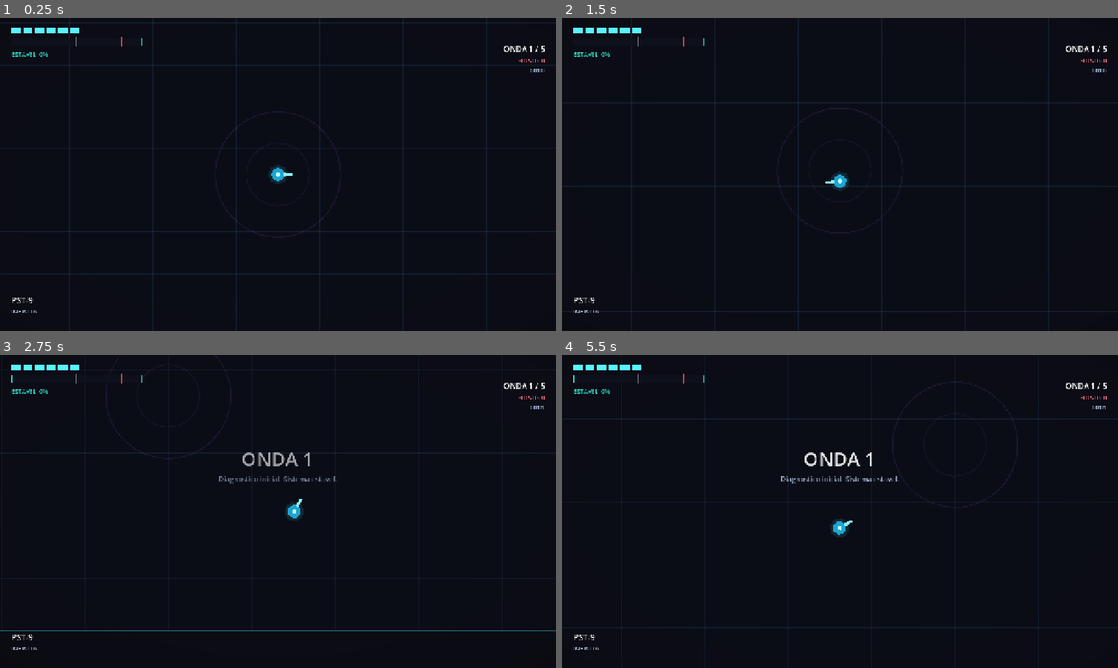
Above: before the commit, frames 1-4 (two rows, left to right).
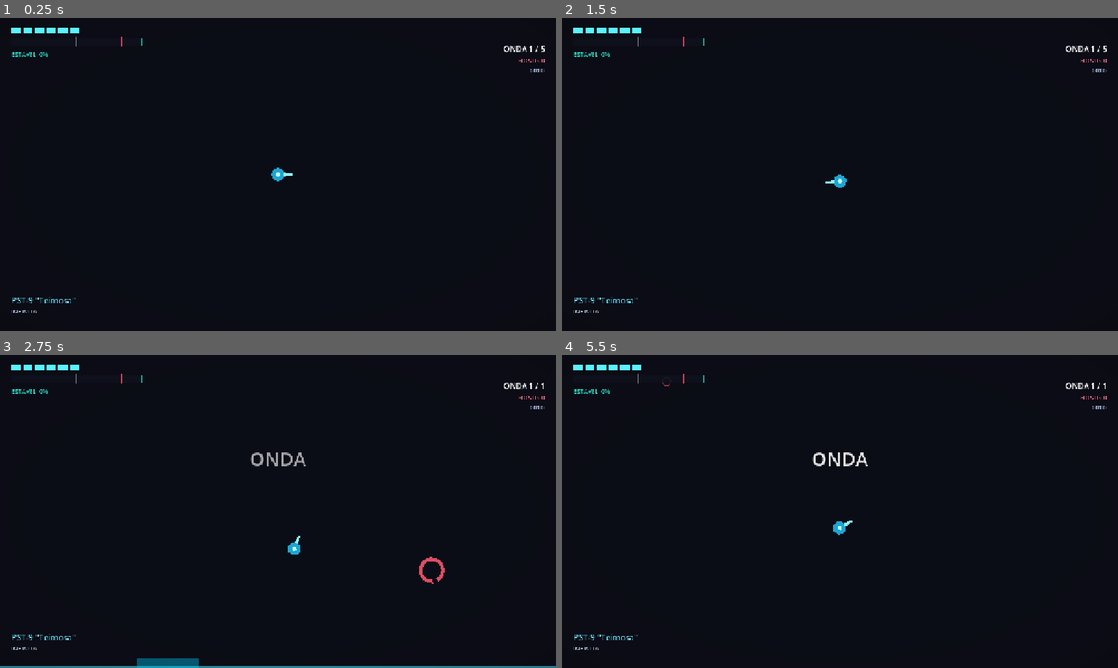
Above: after the commit, the same moments.

Repository: alexandre-amaral/psicode
Game: Godot game, scene res://src/main/main.tscn
The game is run twice, just before and just after one commit, with the same random seed, the same clock (stepped at 60 frames per second) and the same inputs.
Inputs (mouse positions are in pixels of both pictures, inside the frame that each line leads up to):
- Up to frame 1 (0.25 s): no input
- Up to frame 2 (1.5 s): tap Enter at 0.5 s; move the mouse to (962, 158) at 0.52 s; press the mouse at (962, 158) at 0.53 s; hold D (mover_direita) 0.53-1.28 s; move the mouse to (728, 190) at 1.27 s; release the mouse at (728, 190) at 1.28 s; hold S (mover_baixo) from 1.28 s (still down); tap R (reiniciar) at 1.35 s
- Up to frame 3 (2.75 s): move the mouse to (333, 442) at 2.02 s; release S (mover_baixo) at 2.03 s; hold D (mover_direita) from 2.03 s (still down); tap Space (rolar) at 2.1 s
- Up to frame 4 (5.5 s): move the mouse to (812, 574) at 2.77 s; release D (mover_direita) at 2.78 s; hold W (mover_cima) 2.78-3.53 s; tap Q (trocar_arma) at 2.85 s; move the mouse to (1006, 558) at 3.52 s; press the mouse at (1006, 558) at 3.53 s; hold A (mover_esquerda) 3.53-5.03 s; move the mouse to (673, 464) at 4.27 s; release the mouse at (673, 464) at 4.28 s; tap R (reiniciar) at 4.35 s; move the mouse to (867, 511) at 5.02 s; hold S (mover_baixo) from 5.03 s (still down); tap Space (rolar) at 5.1 s

The runs differ from the first frame. In frame 1, 0.4% of the frame differs, in the area x 2-88%, y 1-92%; in frame 2, 0.4%; in frame 3, 2.3%, in the area x 0-100%, y 0-100%; in frame 4, 0.9%.
Error in both runs: Cannot call method 'set_input_as_handled' on a null value. (res://src/main/main.gd:19)

Commit message:
Resolver erro nas salas
Resolve alguns erros com as variaveis nas salas

Diff:
--- a/src/arena/gerenciador_ondas.gd
+++ b/src/arena/gerenciador_ondas.gd
@@ -218,7 +218,7 @@
 		return
 	rodando = false
 	run_completa.emit(venceu)
-	GameState.terminar_run(venceu)
+	# GameState.terminar_run(venceu) # Removido para desacoplar de salas
 
 
 func parar() -> void:
--- a/src/main/main.tscn
+++ b/src/main/main.tscn
@@ -1,15 +1,30 @@
-[gd_scene load_steps=5 format=3]
+[gd_scene format=3 uid="uid://qdbdsohqtvwq"]
 
-[ext_resource type="Script" path="res://src/main/main.gd" id="1_main"]
-[ext_resource type="PackedScene" path="res://src/arena/arena.tscn" id="2_arena"]
+[ext_resource type="Script" uid="uid://r31arl3fwci2" path="res://src/main/main.gd" id="1_main"]
 [ext_resource type="PackedScene" path="res://src/ui/hud.tscn" id="3_hud"]
 [ext_resource type="PackedScene" path="res://src/ui/tela_fim.tscn" id="4_fim"]
+[ext_resource type="Script" uid="uid://gtup6u4crmq2" path="res://src/mapa/gerenciador_mapa.gd" id="5_jkpqq"]
+[ext_resource type="PackedScene" uid="uid://b1c2d3e4f5g6h" path="res://src/mapa/sala_1_retangular.tscn" id="6_km7bn"]
+[ext_resource type="PackedScene" uid="uid://dcsdg0tnkryo7" path="res://src/mapa/sala_2_l_shape.tscn" id="7_erw1m"]
+[ext_resource type="PackedScene" uid="uid://cjrif3sojqxl6" path="res://src/mapa/sala_3_grande.tscn" id="8_w0wra"]
+[ext_resource type="PackedScene" uid="uid://c7d6e5f4g3h2i" path="res://src/mapa/sala_4_corredor.tscn" id="9_ibsor"]
+[ext_resource type="PackedScene" uid="uid://buhuqx40wyv8h" path="res://src/mapa/sala_6_boss.tscn" id="10_hc2u7"]
+[ext_resource type="PackedScene" path="res://src/player/player.tscn" id="10_km7bn"]
 
-[node name="Main" type="Node"]
+[node name="Main" type="Node" unique_id=614128192]
 script = ExtResource("1_main")
 
-[node name="Arena" parent="." instance=ExtResource("2_arena")]
+[node name="HUD" parent="." unique_id=1549194468 instance=ExtResource("3_hud")]
 
-[node name="HUD" parent="." instance=ExtResource("3_hud")]
+[node name="TelaFim" parent="." unique_id=290745800 instance=ExtResource("4_fim")]
 
-[node name="TelaFim" parent="." instance=ExtResource("4_fim")]
+[node name="Gerenciador de Mapa" type="Node2D" parent="." unique_id=2082792232]
+script = ExtResource("5_jkpqq")
+cena_sala_1 = ExtResource("6_km7bn")
+cena_sala_2 = ExtResource("7_erw1m")
+cena_sala_3 = ExtResource("8_w0wra")
+cena_sala_4 = ExtResource("9_ibsor")
+cena_sala_boss = ExtResource("10_hc2u7")
+
+[node name="Player" parent="." unique_id=220117599 groups=["player"] instance=ExtResource("10_km7bn")]
+collision_mask = 1
--- a/src/mapa/gerenciador_mapa.gd
+++ b/src/mapa/gerenciador_mapa.gd
@@ -7,86 +7,104 @@
 @export var cena_sala_4: PackedScene
 @export var cena_sala_boss: PackedScene
 
+# Metadados de quais direções cada sala suporta conexão
+var ROOM_METADATA: Dictionary = {}
+
+var mapa: Dictionary = {} # Vector2 -> Node2D
+var sala_atual: Node2D = null
+var _transicionando: bool = false
 var _pool_salas: Array[PackedScene] = []
 
 func _ready() -> void:
 	_pool_salas = [cena_sala_1, cena_sala_2, cena_sala_3, cena_sala_4]
+
+	# Mapear cenas aos seus caminhos para buscar metadados
+	ROOM_METADATA = {
+		cena_sala_1.resource_path: [Vector2.UP, Vector2.DOWN, Vector2.LEFT, Vector2.RIGHT],
+		cena_sala_2.resource_path: [Vector2.UP, Vector2.RIGHT],
+		cena_sala_3.resource_path: [Vector2.UP, Vector2.DOWN, Vector2.LEFT, Vector2.RIGHT],
+		cena_sala_4.resource_path: [Vector2.UP, Vector2.DOWN],
+		cena_sala_boss.resource_path: [Vector2.DOWN]
+	}
+
 	EventBus.transicao_iniciada.connect(_ao_transicao_iniciada)
-	gerar_mapa() # Agora ativado automaticamente
+	gerar_mapa()
 
 func gerar_mapa() -> void:
-	# Mapa fixo para teste: 0(Start) -> 1 -> 2 -> 3(Treasure) -> 4(Boss)
-	mapa[Vector2.ZERO] = _instanciar_sala(Vector2.ZERO, _pool_salas.pick_random())
+	for s in mapa.values():
+		if is_instance_valid(s):
+			s.queue_free()
+	mapa.clear()
 
-	var pos := Vector2.ZERO
+	var grid: Dictionary = {Vector2.ZERO: cena_sala_1} # Começa com uma sala padrão
+	var pos: Vector2 = Vector2.ZERO
+
 	for i in range(4):
-		pos += Vector2.RIGHT # Caminho simples para a direita
-		if i == 3:
-			mapa[pos] = _instanciar_sala(pos, cena_sala_boss)
-		else:
-			mapa[pos] = _instanciar_sala(pos, _pool_salas.pick_random())
+		var possiveis: Array[Vector2] = [Vector2.UP, Vector2.DOWN, Vector2.LEFT, Vector2.RIGHT]
+		possiveis.shuffle()
+
+		for dir in possiveis:
+			var nova_pos: Vector2 = pos + dir
+			if not grid.has(nova_pos):
+				# Filtra salas que possuem porta na direção inversa da conexão
+				var cena_candidata: PackedScene = cena_sala_boss if i == 3 else _pool_salas.pick_random()
+				if _is_compativel(cena_candidata, dir):
+					grid[nova_pos] = cena_candidata
+					pos = nova_pos
+					break
+
+	for p in grid.keys():
+		mapa[p] = _instanciar_sala(p, grid[p])
 
 	_entrar_na_sala(Vector2.ZERO)
 
+func _is_compativel(cena: PackedScene, dir: Vector2) -> bool:
+	# Verifica se a sala suporta a direção da conexão
+	var portas: Array = ROOM_METADATA.get(cena.resource_path, [])
+	return portas.has(dir)
+
 func _instanciar_sala(pos_grid: Vector2, cena: PackedScene) -> Node2D:
-	var s := cena.instantiate()
-	s.coordenadas_grid = pos_grid
-	s.position = pos_grid * 2000.0 # Espacamento fixo grande para evitar sobreposicao
+	var s: Node2D = cena.instantiate()
+	s.set("coordenadas_grid", pos_grid)
+	s.position = pos_grid * 2000.0
 	add_child(s)
 	return s
 
+# ... (funções _entrar_na_sala, _ao_transicao_iniciada, _executar_transicao, _ajustar_camera permanecem iguais)
 func _entrar_na_sala(pos_grid: Vector2) -> void:
-	if not mapa.has(pos_grid):
-		return
-
+	if not mapa.has(pos_grid): return
 	sala_atual = mapa[pos_grid]
-	sala_atual.ativar()
-	_ajustar_camera(sala_atual)
+	if sala_atual and sala_atual.has_method("ativar"):
+		sala_atual.call("ativar")
+		_ajustar_camera(sala_atual)
 
 func _ao_transicao_iniciada(direcao: Vector2, _sala_nova: Node2D) -> void:
-	if _transicionando:
-		return
-
-	var nova_pos_grid := sala_atual.coordenadas_grid + direcao
-	if not mapa.has(nova_pos_grid):
-		push_warning("GerenciadorMapa: Tentativa de ir para sala inexistente em %s" % nova_pos_grid)
-		return
-
+	if _transicionando or sala_atual == null: return
+	var nova_pos_grid: Vector2 = sala_atual.get("coordenadas_grid") + direcao
+	if not mapa.has(nova_pos_grid): return
 	_executar_transicao(mapa[nova_pos_grid], direcao)
 
 func _executar_transicao(nova_sala: Node2D, direcao: Vector2) -> void:
 	_transicionando = true
-	var player := get_tree().get_first_node_in_group("player")
-
-	# 1. Trava o player ou inicia animacao
-	# 2. Inicia Tween da camera
-	var camera := player.get_node("Camera")
-	var limites := nova_sala.obter_limites()
-
-	var tween := create_tween().set_parallel(true).set_trans(Tween.TRANS_SINE).set_ease(Tween.EASE_IN_OUT)
-
-	# Desliza a camera (se ela nao for fixa)
-	# Para simplificar, movemos o player um pouco para "atravessar" a porta
-	var offset_player := direcao * 200.0 # Teleporta o player para dentro da nova sala
-	tween.tween_property(player, "global_position", player.global_position + offset_player, 0.5)
-
-	# Atualiza os limites da camera suavemente (se possivel) ou no final
-	# Nota: Camera2D.limit_* nao sao interpolaveis nativamente de forma simples
-	# Vamos fazer a troca de limites e entao o slide da posicao da camera
-
+	var player: CharacterBody2D = get_tree().get_first_node_in_group("player")
+	if player == null:
+		_transicionando = false
+		return
+	var tween: Tween = create_tween().set_trans(Tween.TRANS_SINE).set_ease(Tween.EASE_IN_OUT)
+	tween.tween_property(player, "global_position", player.global_position + direcao * 400.0, 0.5)
 	await tween.finished
-
 	sala_atual = nova_sala
 	_ajustar_camera(sala_atual)
-	sala_atual.ativar()
+	if sala_atual.has_method("ativar"):
+		sala_atual.call("ativar")
 	_transicionando = false
 	EventBus.transicao_concluida.emit(sala_atual)
 
 func _ajustar_camera(sala: Node2D) -> void:
-	var player := get_tree().get_first_node_in_group("player")
+	var player: Node2D = get_tree().get_first_node_in_group("player")
+	if not player or not player.has_node("Camera"): return
 	var cam: Camera2D = player.get_node("Camera")
-	var limites := sala.obter_limites()
-
+	var limites: Rect2 = sala.call("obter_limites")
 	cam.limit_left = int(limites.position.x)
 	cam.limit_right = int(limites.end.x)
 	cam.limit_top = int(limites.position.y)
--- a/src/mapa/porta.gd
+++ b/src/mapa/porta.gd
@@ -9,8 +9,17 @@
 var sala_pai: Node2D
 
 func _ready() -> void:
-	sala_pai = get_parent().get_parent() # Estrutura: Sala -> Portas -> Porta
+	sala_pai = get_parent().get_parent()
 	body_entered.connect(_ao_corpo_entrar)
+
+	# Forçar Layer e Mask para 1 (Colisao de Parede/Player)
+	set_collision_layer_value(1, true)
+	set_collision_mask_value(1, true)
+	# Limpar outras layers caso tenham vindo com 3
+	for i in range(2, 32):
+		set_collision_layer_value(i, false)
+		set_collision_mask_value(i, false)
+
 	_atualizar_visual()
 
 func abrir() -> void:
@@ -33,12 +42,11 @@
 			Direcao.LESTE: dir_vetor = Vector2.RIGHT
 			Direcao.OESTE: dir_vetor = Vector2.LEFT
 
-		# Emitimos o desejo de transicao. O GerenciadorMapa escuta.
-		EventBus.transicao_iniciada.emit(dir_vetor, null) # null porque o manager decide a sala nova
+		EventBus.transicao_iniciada.emit(dir_vetor, null)
 
 func _atualizar_visual() -> void:
-	# Placeholder para feedback visual/colisao
-	# No futuro, troca de sprite ou animação
-	set_deferred("monitoring", aberta)
+	set_monitoring(aberta)
+	set_monitorable(aberta)
+
 	if has_node("Collision"):
 		$Collision.disabled = !aberta
--- a/src/mapa/sala.gd
+++ b/src/mapa/sala.gd
@@ -17,6 +17,7 @@
 	add_to_group("salas")
 	if waves:
 		waves.onda_completa.connect(_ao_onda_completa)
+		print("Sala: Sinal onda_completa conectado.")
 
 func ativar() -> void:
 	estado = Estado.OCUPADA
@@ -25,11 +26,15 @@
 	_trancar_portas()
 	EventBus.sala_entrada.emit(self)
 
-func _ao_onda_completa(_indice: int) -> void:
-	if waves and waves.indice >= waves.ondas.size() - 1:
-		_limpar_sala()
+func _ao_onda_completa(indice: int) -> void:
+	print("Sala: onda_completa recebido. Indice: %d" % indice)
+	if waves:
+		print("Sala: Total de ondas: %d, Indice atual: %d" % [waves.ondas.size(), waves.indice])
+		if waves.indice >= waves.ondas.size() - 1:
+			_limpar_sala()
 
 func _limpar_sala() -> void:
+	print("Sala: Executando _limpar_sala(). Abrindo portas.")
 	estado = Estado.LIMPA
 	_abrir_portas()
 	EventBus.sala_limpa.emit(self)
@@ -40,9 +45,12 @@
 			porta.fechar()
 
 func _abrir_portas() -> void:
+	print("Sala: Tentando abrir portas. Portas encontradas: %d" % portas.get_child_count())
 	for porta in portas.get_children():
+		print("Sala: Tentando abrir porta: %s" % porta.name)
 		if porta.has_method("abrir"):
 			porta.abrir()
+			print("Sala: Porta %s aberta com sucesso." % porta.name)
 
 func obter_limites() -> Rect2:
 	# Por simplificacao inicial, assume retangulo.
--- a/src/mapa/sala_1_retangular.tscn
+++ b/src/mapa/sala_1_retangular.tscn
@@ -1,49 +1,67 @@
-[gd_scene load_steps=5 format=3 uid="uid://b1c2d3e4f5g6h"]
+[gd_scene format=3 uid="uid://b1c2d3e4f5g6h"]
 
-[ext_resource type="Script" path="res://src/mapa/sala.gd" id="1_s"]
+[ext_resource type="Script" uid="uid://bhv612a7jhlai" path="res://src/mapa/sala.gd" id="1_s"]
 [ext_resource type="PackedScene" uid="uid://d1p2q3r4s5t6u" path="res://src/mapa/porta.tscn" id="2_p"]
-[ext_resource type="Script" path="res://src/arena/gerenciador_ondas.gd" id="3_w"]
-[ext_resource type="Resource" uid="uid://cx2un7q5b3p4i" path="res://src/arena/onda_sala_padrao.tres" id="4_o"]
+[ext_resource type="Script" uid="uid://hb8ls1tdfkfd" path="res://src/arena/gerenciador_ondas.gd" id="3_w"]
+[ext_resource type="Resource" path="res://src/arena/onda_sala_padrao.tres" id="4_o"]
+[ext_resource type="Script" uid="uid://cf1gxlww83puw" path="res://src/arena/dados_onda.gd" id="4_ohc8v"]
 
-[node name="Sala_1_Retangular" type="Node2D"]
+[node name="Sala_1_Retangular" type="Node2D" unique_id=806821674]
 script = ExtResource("1_s")
 
-[node name="Chao" type="ColorRect" parent="."]
+[node name="Chao" type="ColorRect" parent="." unique_id=1186276224]
 offset_left = -800.0
 offset_top = -450.0
 offset_right = 800.0
 offset_bottom = 450.0
 color = Color(0.0431373, 0.0509804, 0.0862745, 1)
 
-[node name="Parede" type="Line2D" parent="."]
+[node name="Parede" type="Line2D" parent="." unique_id=1113909504]
 points = PackedVector2Array(-800, -450, 800, -450, 800, 450, -800, 450, -800, -450)
 width = 8.0
 default_color = Color(0.3, 0.9, 1, 0.55)
 
-[node name="Portas" type="Node2D" parent="."]
+[node name="Portas" type="Node2D" parent="." unique_id=207695415]
 
-[node name="Porta_Norte" parent="Portas" instance=ExtResource("2_p")]
+[node name="Porta_Norte" parent="Portas" unique_id=608271649 instance=ExtResource("2_p")]
 position = Vector2(0, -450)
+collision_mask = 3
 
-[node name="Porta_Sul" parent="Portas" instance=ExtResource("2_p")]
+[node name="Porta_Sul" parent="Portas" unique_id=1575769679 instance=ExtResource("2_p")]
 position = Vector2(0, 450)
 rotation = 3.14159
+collision_mask = 3
 direcao = 1
 
-[node name="Porta_Leste" parent="Portas" instance=ExtResource("2_p")]
+[node name="Porta_Leste" parent="Portas" unique_id=1410723305 instance=ExtResource("2_p")]
 position = Vector2(800, 0)
 rotation = 1.5708
+collision_mask = 3
 direcao = 2
 
-[node name="Porta_Oeste" parent="Portas" instance=ExtResource("2_p")]
+[node name="Porta_Oeste" parent="Portas" unique_id=1651728435 instance=ExtResource("2_p")]
 position = Vector2(-800, 0)
 rotation = -1.5708
+collision_mask = 3
 direcao = 3
 
-[node name="ContainerInimigos" type="Node2D" parent="."]
+[node name="ContainerInimigos" type="Node2D" parent="." unique_id=846726411]
 
-[node name="Ondas" type="Node" parent="."]
+[node name="Ondas" type="Node" parent="." unique_id=84891834]
 script = ExtResource("3_w")
-ondas = Array[ExtResource("res://src/arena/dados_onda.gd")]([ExtResource("4_o")])
-caminho_container_inimigos = NodePath("../ContainerInimigos")
+ondas = Array[ExtResource("4_ohc8v")]([ExtResource("4_o")])
 area_spawn = Rect2(-600, -300, 1200, 600)
+
+[node name="Paredes" type="StaticBody2D" parent="." unique_id=1713794342]
+
+[node name="CollisionPolygon2D" type="CollisionPolygon2D" parent="Paredes" unique_id=1833591951]
+polygon = PackedVector2Array(798, -454, 921, -454, 919, 450, 796, 448)
+
+[node name="CollisionPolygon2D2" type="CollisionPolygon2D" parent="Paredes" unique_id=72395483]
+polygon = PackedVector2Array(-808, -581, -802, -454, 919, -458, 913, -598)
+
+[node name="CollisionPolygon2D3" type="CollisionPolygon2D" parent="Paredes" unique_id=1318136715]
+polygon = PackedVector2Array(-809, -583, -952, -587, -961, 458, -808, 452)
+
+[node name="CollisionPolygon2D4" type="CollisionPolygon2D" parent="Paredes" unique_id=715438369]
+polygon = PackedVector2Array(-962, 461, -967, 602, 920, 594, 915, 450)
--- a/src/mapa/sala_2_l_shape.tscn
+++ b/src/mapa/sala_2_l_shape.tscn
@@ -32,6 +32,6 @@
 
 [node name="Ondas" type="Node" parent="."]
 script = ExtResource("3_w")
-ondas = Array[ExtResource("res://src/arena/dados_onda.gd")]([ExtResource("4_o")])
+ondas = Array[Resource]([ExtResource("4_o")])
 caminho_container_inimigos = NodePath("../ContainerInimigos")
 area_spawn = Rect2(-600, -300, 1200, 600)
--- a/src/mapa/sala_3_grande.tscn
+++ b/src/mapa/sala_3_grande.tscn
@@ -45,6 +45,6 @@
 
 [node name="Ondas" type="Node" parent="."]
 script = ExtResource("3_w")
-ondas = Array[ExtResource("res://src/arena/dados_onda.gd")]([ExtResource("4_o")])
+ondas = Array[Resource]([ExtResource("4_o")])
 caminho_container_inimigos = NodePath("../ContainerInimigos")
 area_spawn = Rect2(-1000, -500, 2000, 1000)
--- a/src/mapa/sala_4_corredor.tscn
+++ b/src/mapa/sala_4_corredor.tscn
@@ -35,6 +35,6 @@
 
 [node name="Ondas" type="Node" parent="."]
 script = ExtResource("3_w")
-ondas = Array[ExtResource("res://src/arena/dados_onda.gd")]([ExtResource("4_o")])
+ondas = Array[Resource]([ExtResource("4_o")])
 caminho_container_inimigos = NodePath("../ContainerInimigos")
 area_spawn = Rect2(-200, -700, 400, 1400)
--- a/src/mapa/sala_6_boss.tscn
+++ b/src/mapa/sala_6_boss.tscn
@@ -32,6 +32,6 @@
 
 [node name="Ondas" type="Node" parent="."]
 script = ExtResource("3_w")
-ondas = Array[ExtResource("res://src/arena/dados_onda.gd")]([ExtResource("4_o")])
+ondas = Array[Resource]([ExtResource("4_o")])
 caminho_container_inimigos = NodePath("../ContainerInimigos")
 area_spawn = Rect2(-10, -10, 20, 20)
Not shown: 1 places in src/mapa/sala_2_l_shape.tscn that only renumber resources
Not shown: 1 places in src/mapa/sala_3_grande.tscn that only renumber resources
Not shown: 1 places in src/mapa/sala_4_corredor.tscn that only renumber resources
Not shown: 1 places in src/mapa/sala_6_boss.tscn that only renumber resources
